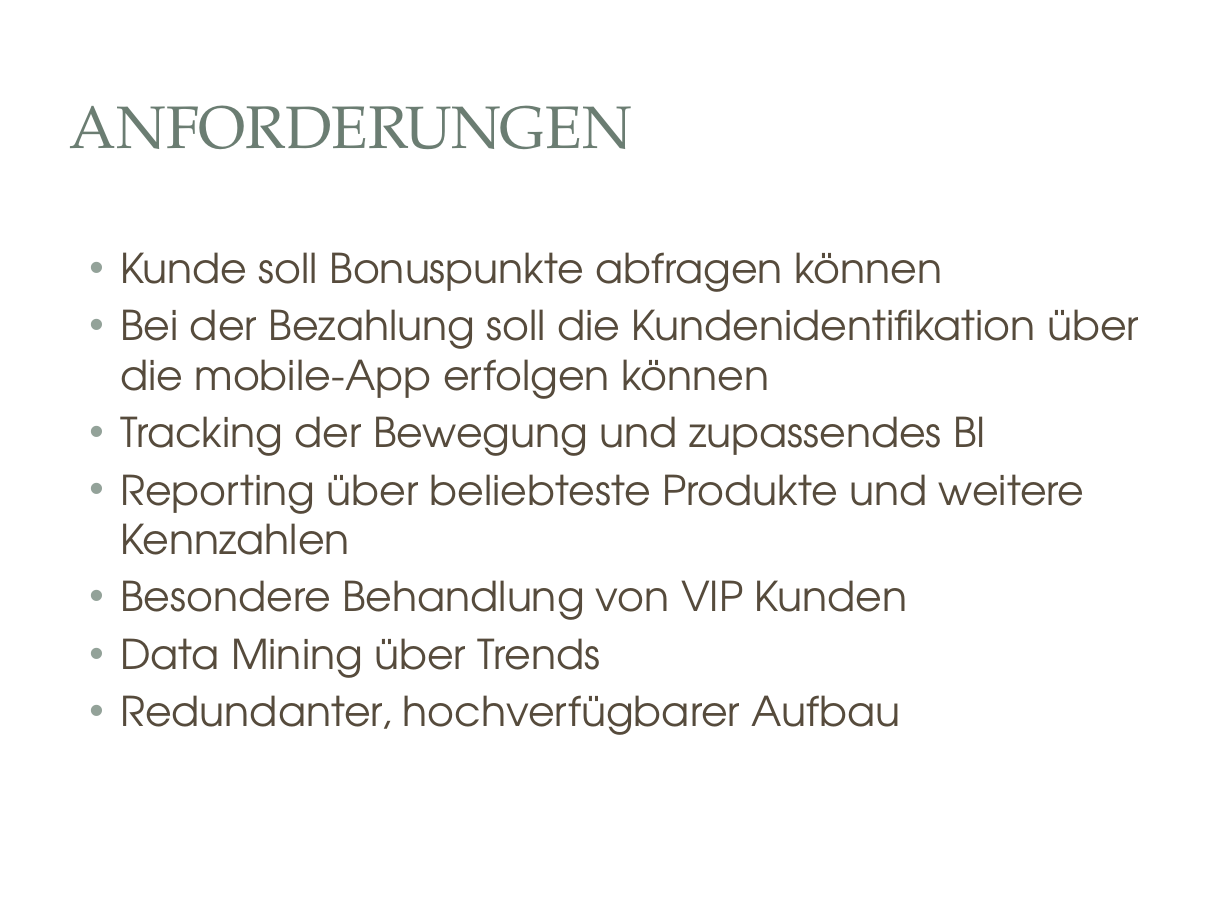
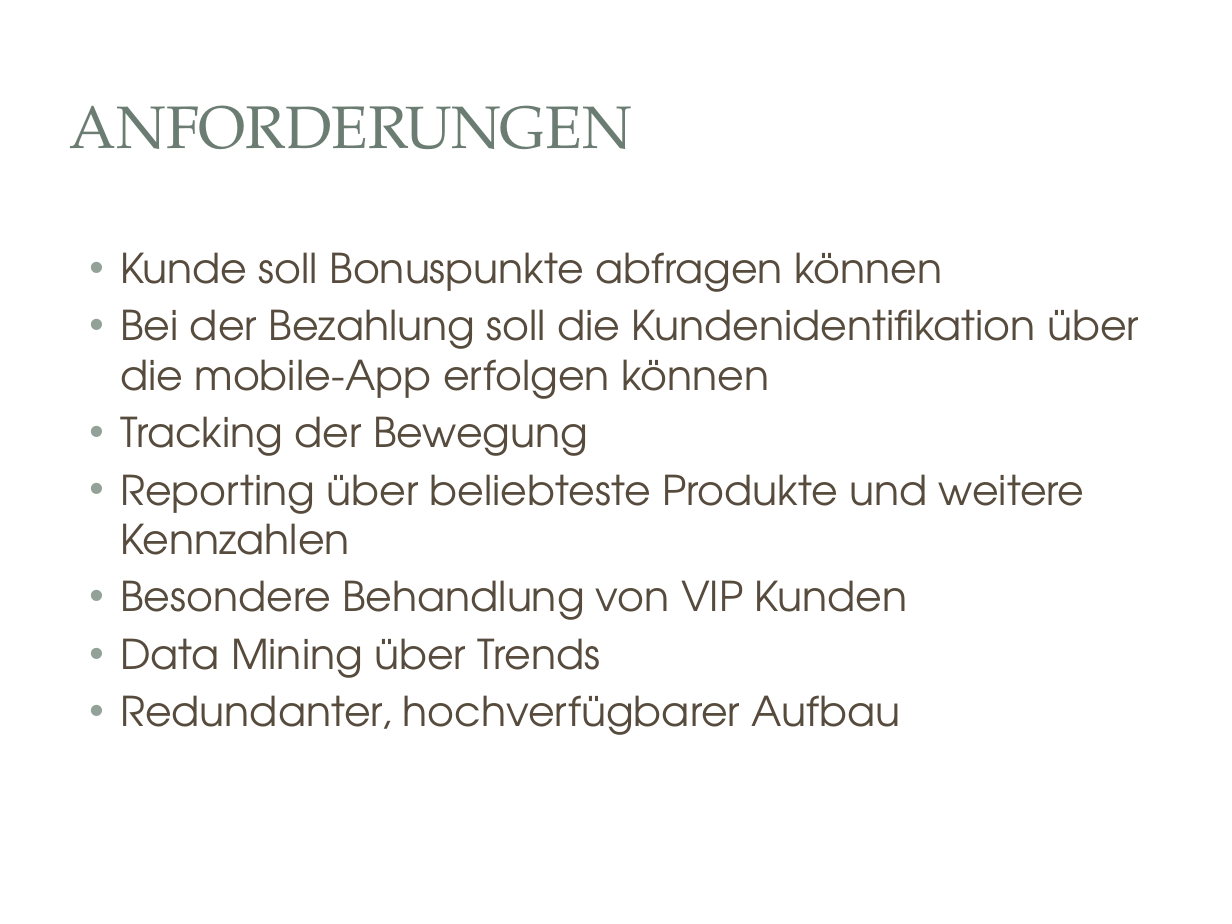
Before and after one commit to lightstalker89/MIT_SAD, a slide deck: slide 2 of 4th_sem/ak_SAD/grill_murrent/Ausgwählte Kapitel SAD.pptx. Drawn at 1232x924 pixels with LibreOffice and Linux fonts; fonts in the diff are those of the drawing; background and template pictures are left out. Boxes give left, top, right and bottom in pixels: in the first picture for what was removed or moved away, otherwise in the second. Text is boxed around its words. In the diff, an @@ line names an element or a change of style, - is before the commit and + after.

```diff
--- a/4th_sem/ak_SAD/grill_murrent/Ausgwählte Kapitel SAD.pptx
+++ b/4th_sem/ak_SAD/grill_murrent/Ausgwählte Kapitel SAD.pptx
@@ text at box(120, 416, 588, 456): text changed @@
-• Tracking der Bewegung und zupassendes BI
+• Tracking der Bewegung
```
Also in this commit, not shown: 2 other slides changed.
